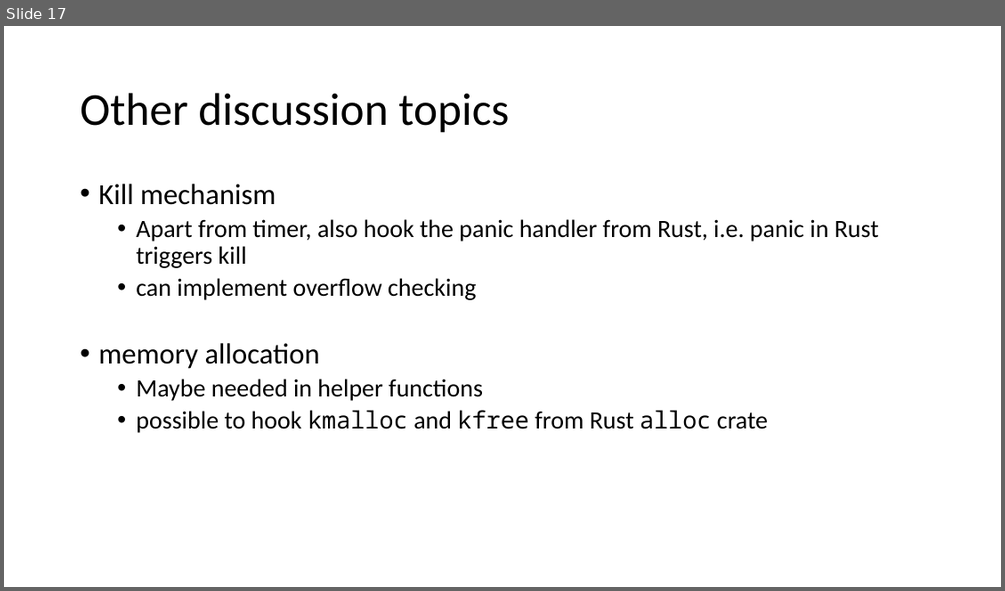
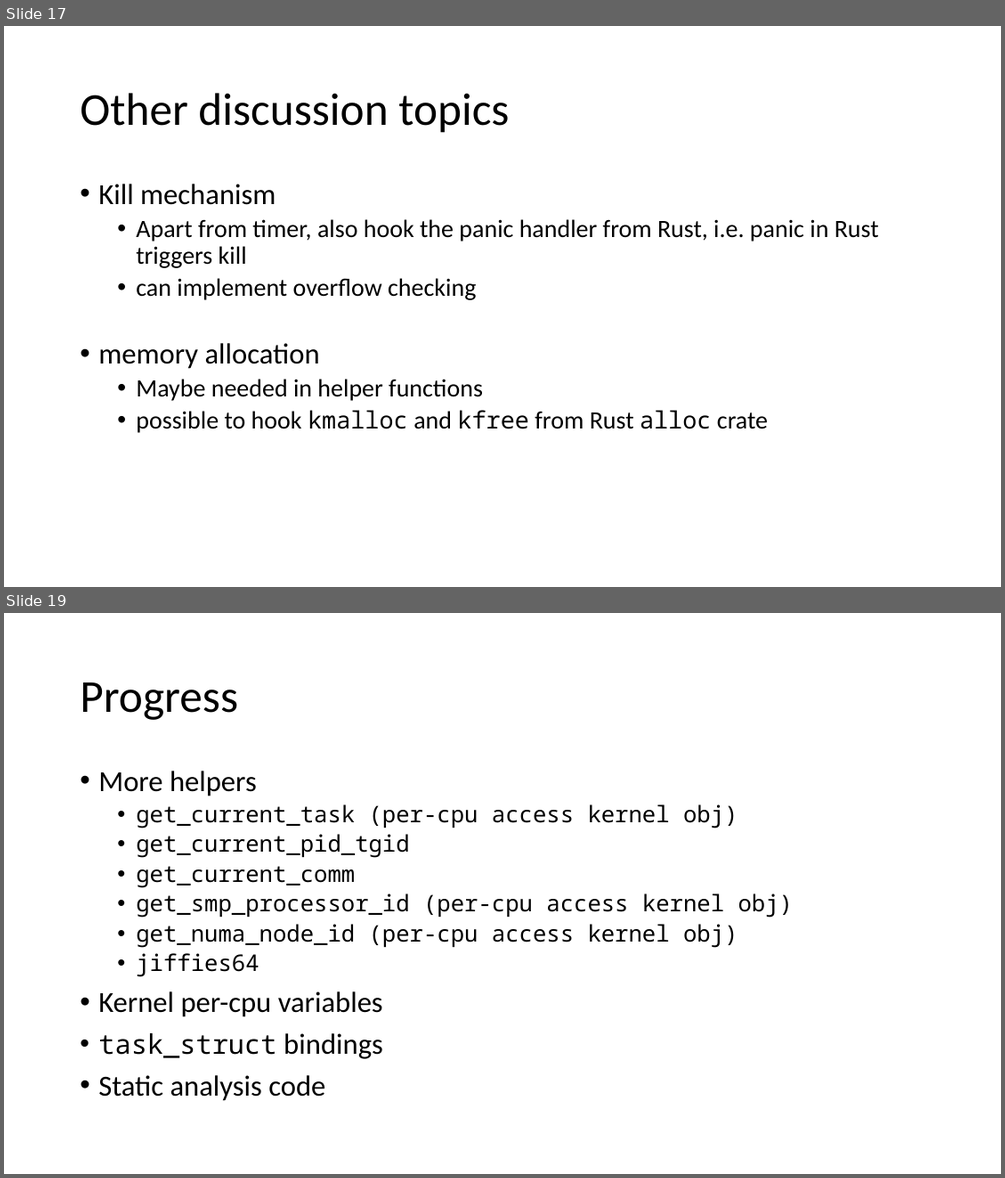
Before and after one commit to tianyin/rex, a slide deck: docs/progress.pptx. Shown one above the other, each under a label of ours: slide 17 before the commit, slides 17 and 19 after it; the slides between them are not shown. The pictures are 1005x591 and 1005x1178 pixels, drawn with LibreOffice and Linux fonts; fonts in the diff are those of the drawing. Boxes give left, top, right and bottom in pixels: in the first picture for what was removed or moved away, otherwise in the second. Text is boxed around its words. In the diff, an @@ line names an element or a change of style, - is before the commit and + after.

```diff
--- a/docs/progress.pptx
+++ b/docs/progress.pptx
@@ slide 19 added at [4, 613, 1001, 1174], background #FFFFFF @@
@@ title added at [80, 682, 238, 720], 44 pt, text #000000 @@
+Progress
@@ text added at [98, 771, 793, 1101], 22 pt, text #000000 @@
+• More helpers
+  • get_current_task (per-cpu access kernel obj)
+  • get_current_pid_tgid
+  • get_current_comm
+  • get_smp_processor_id (per-cpu access kernel obj)
+  • get_numa_node_id (per-cpu access kernel obj)
+  • jiffies64
+• Kernel per-cpu variables
+• task_struct bindings
+• Static analysis code
```
Also in this commit, not shown: 9 other slides added.
